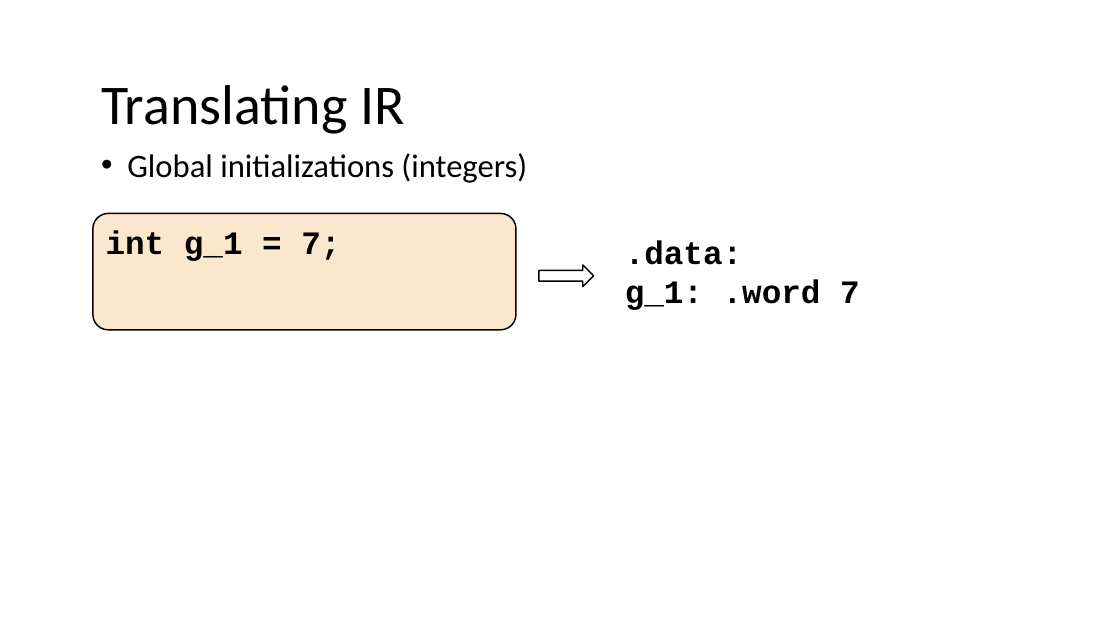
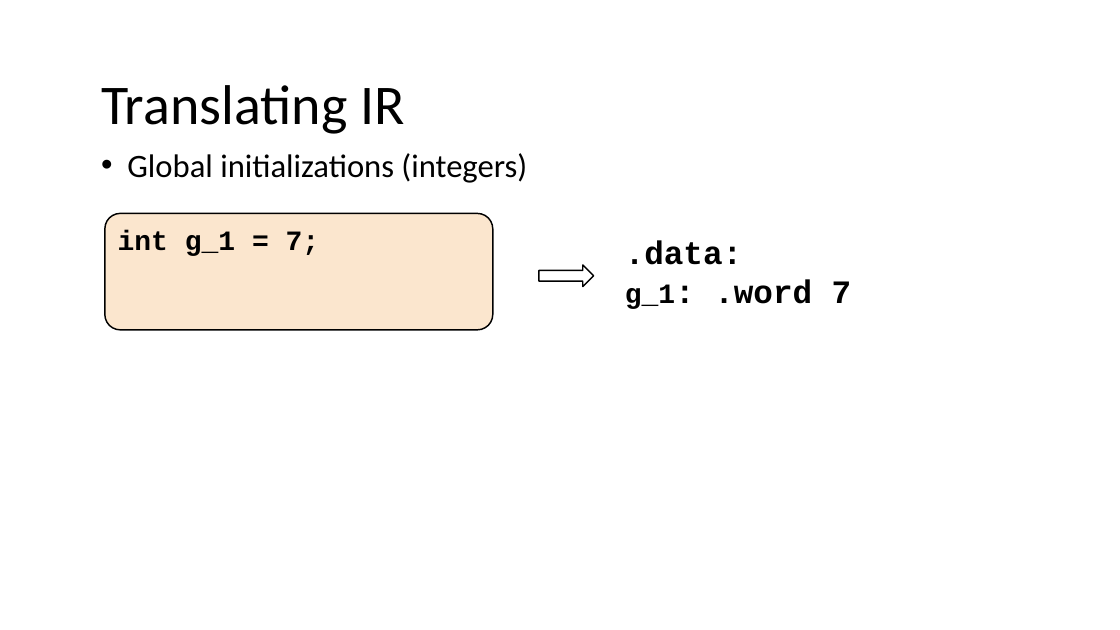
Before and after one commit to nivshani/compilation, a slide deck: slide 46 of slides/codegen.pptx. Drawn at 1120x630 pixels with LibreOffice and Linux fonts; fonts in the diff are those of the drawing. Boxes give left, top, right and bottom in pixels: in the first picture for what was removed or moved away, otherwise in the second. Text is boxed around its words. In the diff, an @@ line names an element or a change of style, - is before the commit and + after.

```diff
--- a/slides/codegen.pptx
+++ b/slides/codegen.pptx
@@ rounded rectangle "int g_1 = 7;": place and size @@
-rounded rectangle "int g_1 = 7;" at [93, 213, 517, 330]
+rounded rectangle "int g_1 = 7;" at [105, 213, 493, 330]
@@ rounded rectangle "int g_1 = 7;" at [105, 213, 493, 330]: size 28 to 24 pt @@
@@ text at [625, 279, 852, 309]: size 28 to 24 pt in "g_1:" @@
```
Also in this commit, not shown: 21 other slides changed, 1 other file.
